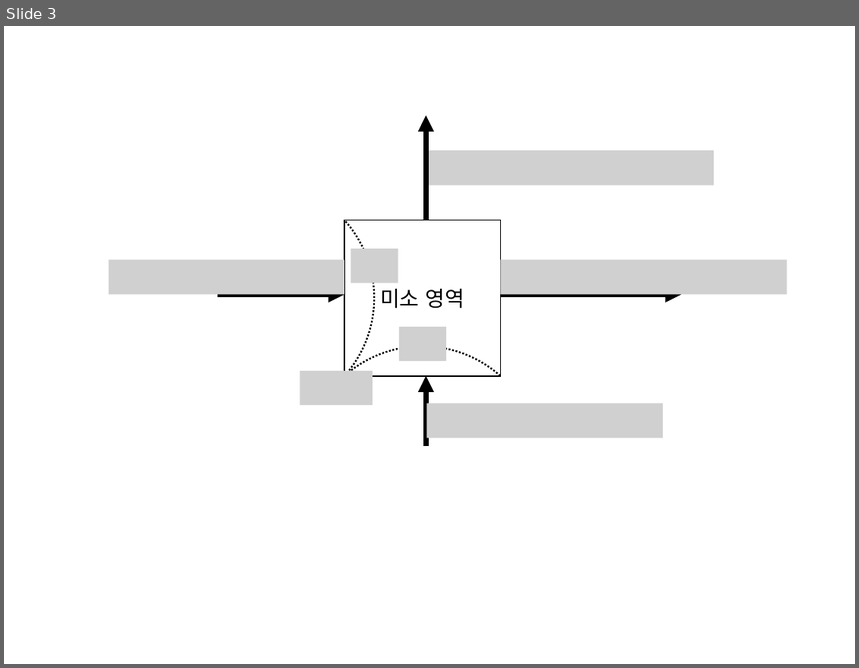
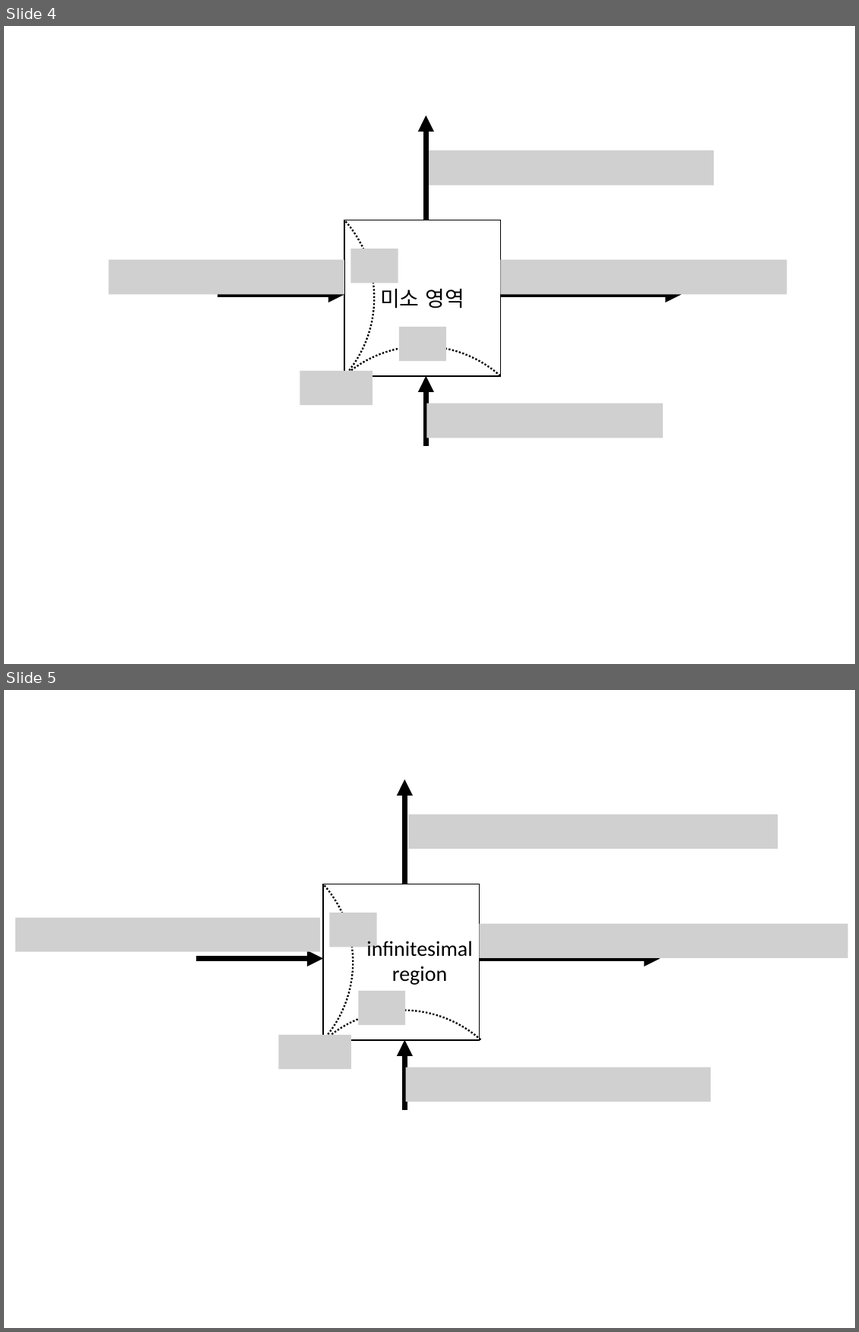
Before and after one commit to answeredbyablemind/answeredbyablemind.github.io, a slide deck: pics/2910-08-25_divergence/pics.pptx. Shown one above the other, each under a label of ours: slide 3 before the commit, slides 4 and 5 after it. The pictures are 859x668 and 859x1332 pixels, drawn with LibreOffice and Linux fonts; fonts in the diff are those of the drawing; grey boxes stand for pictures. Boxes give left, top, right and bottom in pixels: in the first picture for what was removed or moved away, otherwise in the second. Text is boxed around its words. In the diff, an @@ line names an element or a change of style, - is before the commit and + after.

```diff
--- a/pics/2910-08-25_divergence/pics.pptx
+++ b/pics/2910-08-25_divergence/pics.pptx
@@ slide 5 added at <box>4,690,855,1328</box>, background #FFFFFF @@
@@ arrow added from (405, 885) to (405, 780), #000000 4.5 pt @@
@@ picture added at <box>408,815,778,848</box> @@
@@ arc (boxed as its full ellipse) added at <box>119,845,353,1079</box>, outline #000000 1.5 pt dashed @@
@@ rectangle added at <box>323,884,479,1040</box>, fill #FFFFFF, outline #000000 1 pt @@
@@ picture added at <box>15,917,320,951</box> @@
@@ picture added at <box>329,913,377,947</box> @@
@@ text added at <box>367,939,472,985</box>, 18 pt, text #000000 @@
+infinitesimal
+region
@@ picture added at <box>479,924,848,958</box> @@
@@ arrow added from (196, 959) to (323, 959), #000000 4.5 pt @@
@@ arrow added from (479, 959) to (661, 959), #000000 4.5 pt @@
@@ picture added at <box>358,991,405,1025</box> @@
@@ arc (boxed as its full ellipse) added at <box>286,1010,520,1244</box>, outline #000000 1.5 pt dashed @@
@@ picture added at <box>279,1035,351,1068</box> @@
@@ arrow added from (405, 1110) to (405, 1040), #000000 4.5 pt @@
@@ picture added at <box>406,1067,711,1101</box> @@
@@ what was slide 3 is now slide 4 @@
```
Also in this commit, not shown: 1 other slide added, 7 other files.
